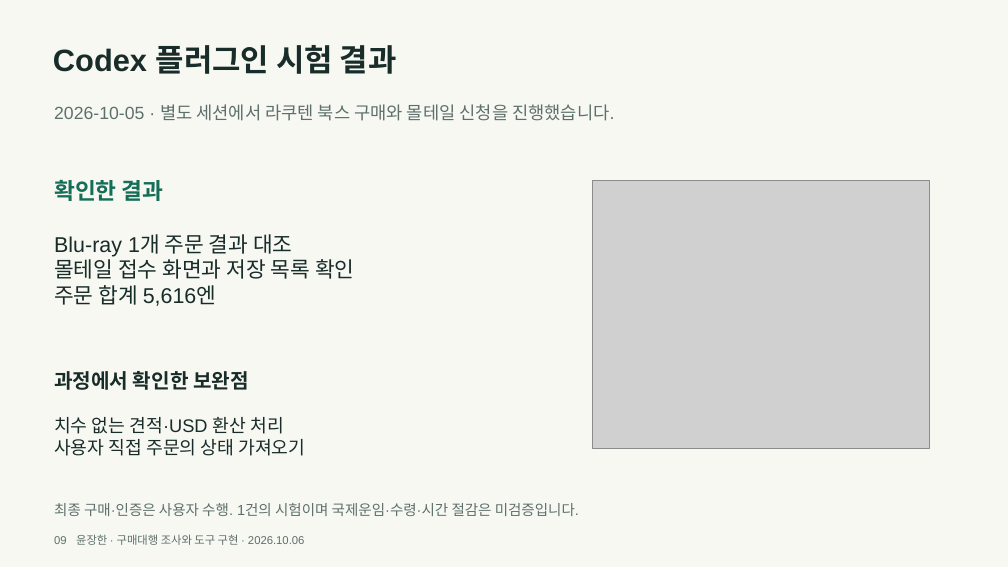
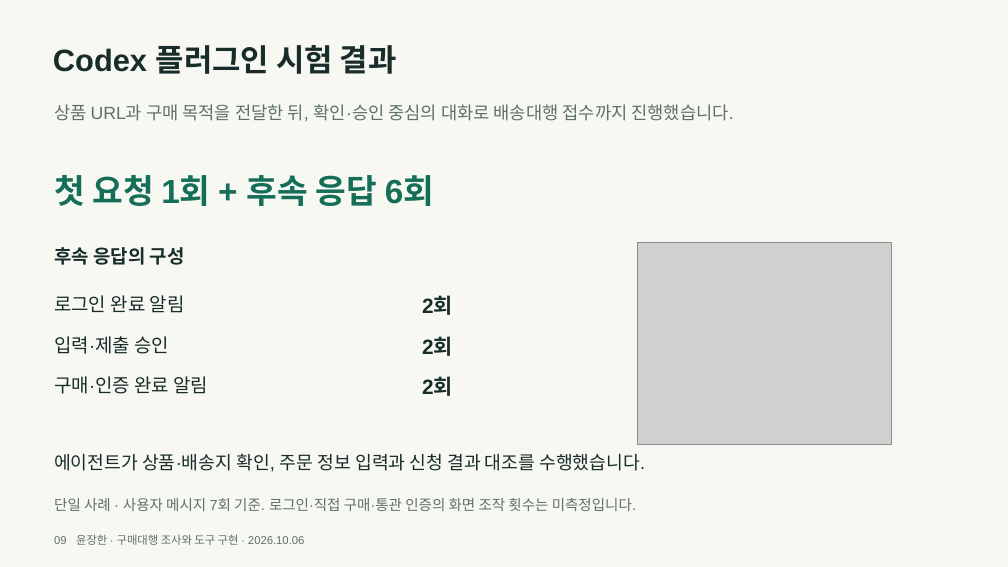
Before and after one commit to y00nZZang/crossborder-purchase-agent, a slide deck: slide 9 of portfolio/crossborder-portfolio.pptx. Drawn at 1008x567 pixels with LibreOffice and Linux fonts; fonts in the diff are those of the drawing; grey boxes stand for pictures. Boxes give left, top, right and bottom in pixels: in the first picture for what was removed or moved away, otherwise in the second. Text is boxed around its words. In the diff, an @@ line names an element or a change of style, - is before the commit and + after.

```diff
--- a/portfolio/crossborder-portfolio.pptx
+++ b/portfolio/crossborder-portfolio.pptx
@@ text at [54,104,733,121]: text changed @@
-2026-10-05 · 별도 세션에서 라쿠텐 북스 구매와 몰테일 신청을 진행했습니다.
+상품 URL과 구매 목적을 전달한 뒤, 확인·승인 중심의 대화로 배송대행 접수까지 진행했습니다.
@@ text added at [54,175,434,206], 39.8 pt, text #156E58, bold @@
+첫 요청 1회 + 후속 응답 6회
@@ text removed at [54,180,164,201] @@
-확인한 결과
@@ text removed at [54,234,354,306] @@
-Blu-ray 1개 주문 결과 대조
-몰테일 접수 화면과 저장 목록 확인
-주문 합계 5,616엔
@@ text added at [54,247,185,265], 22.5 pt, text #182C29, bold @@
+후속 응답의 구성
@@ picture: place and size @@
-picture at [593,180,929,448]
+picture at [637,242,891,444]
@@ text added at [54,295,185,313], 22.5 pt, text #182C29 @@
+로그인 완료 알림
@@ text added at [422,297,453,315], 24.8 pt, text #182C29, bold @@
+2회
@@ text added at [54,336,169,354], 22.5 pt, text #182C29 @@
+입력·제출 승인
@@ text added at [422,337,453,356], 24.8 pt, text #182C29, bold @@
+2회
@@ text removed at [54,371,249,390] @@
-과정에서 확인한 보완점
@@ text added at [54,376,208,394], 22.5 pt, text #182C29 @@
+구매·인증 완료 알림
@@ text added at [422,378,453,396], 24.8 pt, text #182C29, bold @@
+2회
@@ text removed at [54,417,305,456] @@
-치수 없는 견적·USD 환산 처리
-사용자 직접 주문의 상태 가져오기
@@ text added at [54,454,645,472], 21.8 pt, text #182C29 @@
+에이전트가 상품·배송지 확인, 주문 정보 입력과 신청 결과 대조를 수행했습니다.
@@ text at [54,498,636,511]: text changed @@
-최종 구매·인증은 사용자 수행. 1건의 시험이며 국제운임·수령·시간 절감은 미검증입니다.
+단일 사례 · 사용자 메시지 7회 기준. 로그인·직접 구매·통관 인증의 화면 조작 횟수는 미측정입니다.
```
Also in this commit, not shown: 5 other files.
